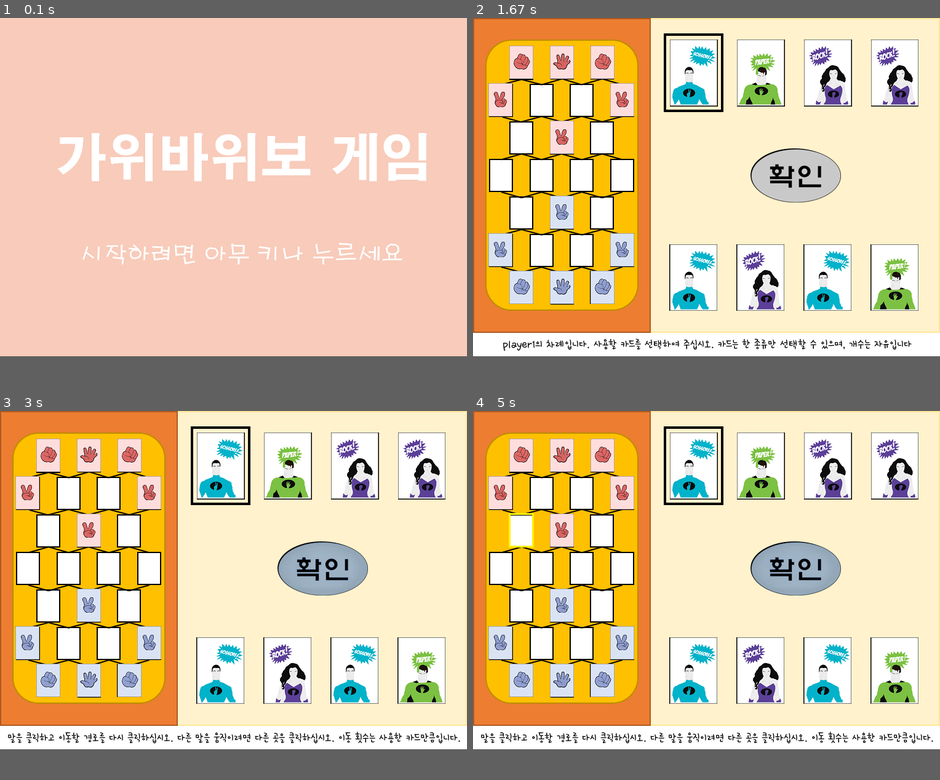
Above: before the commit, frames 1-4 (two rows, left to right).
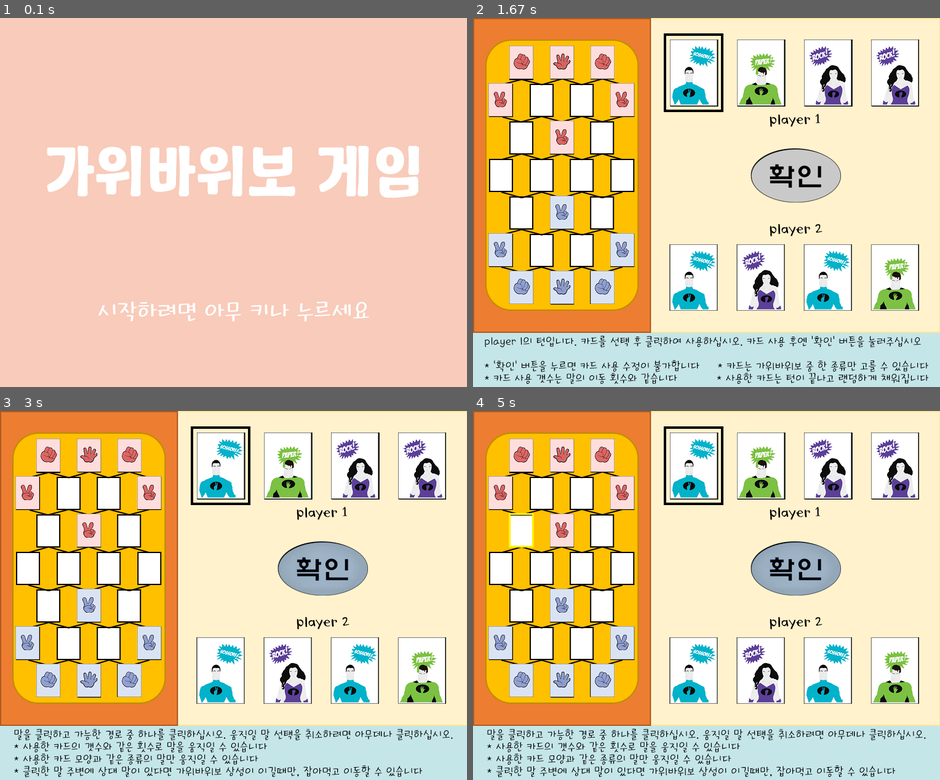
Above: after the commit, the same moments.

Repository: jseop-lim/pygame-rck
Game: pygame game, started from RCK.py
The game is run twice, just before and just after one commit, with the same random seed, the same clock (stepped at 60 frames per second) and the same inputs.
Inputs (mouse positions are in pixels of both pictures, inside the frame that each line leads up to):
- Up to frame 1 (0.1 s): no input
- Up to frame 2 (1.67 s): tap Enter at 0.33 s; press the mouse at (879, 331) at 0.7 s; move the mouse to (818, 283) at 0.8 s; release the mouse at (762, 235) at 0.93 s; press the mouse at (762, 276) at 1.03 s; move the mouse to (762, 224) at 1.13 s; release the mouse at (762, 176) at 1.27 s; click (692, 73) at 1.38 s
- Up to frame 3 (3 s): click (322, 565) at 2.72 s
- Up to frame 4 (5 s): click (617, 506) at 3.55 s; press the mouse at (603, 455) at 3.87 s; move the mouse to (589, 521) at 3.97 s; release the mouse at (571, 588) at 4.1 s; click (557, 514) at 4.22 s; press the mouse at (622, 565) at 4.53 s; move the mouse to (743, 514) at 4.63 s; release the mouse at (869, 462) at 4.77 s; click (501, 492) at 4.88 s
The window is 759x550 before the commit and 759x600 after it. Grey fills any space a smaller window leaves; there, only what the larger window draws over its background counts as a difference.

The runs differ from the first frame. In frame 1, 8.5% of the frame differs, in the area x 10-92%, y 31-83%; in frame 2, 8.7%, in the area x 0-100%, y 0-100%; in frame 3, 8.6%; in frame 4, 8.6%.

Commit message:
2017-05-27 backup: more detail help text

Diff:
--- a/RCK.py
+++ b/RCK.py
@@ -2,9 +2,8 @@
 from pygame.locals import *
 
 FPS = 30 # 초당 프레임
-FONTSIZE = 21
 WINDOWWIDTH = 759 # 윈도우의 너비 (이하 픽셀 단위)
-WINDOWHEIGHT = 550 # 윈도우의 높이
+WINDOWHEIGHT = 600 # 윈도우의 높이
 BOARDHEIGHT = 512
 CARDWIDTH = 77 # 카드의 너비
 CARDHEIGHT = 108 # 카드의 높이
@@ -37,22 +36,18 @@
 PLAYER1 = 0
 PLAYER2 = 1
 
-TEXT1 = ['player1의 차례입니다. 사용할 카드를 선택하여 주십시오. 카드는 한 종류만 선택할 수 있으며, 개수는 자유입니다', 'player2의 차례입니다. 사용할 카드를 선택하여 주십시오. 카드는 한 종류만 선택할 수 있으며, 개수는 자유입니다']
-TEXT2 = '말을 클릭하고 이동할 경로를 다시 클릭하십시오. 다른 말을 움직이려면 다른 곳을 클릭하십시오. 이동 횟수는 사용한 카드만큼입니다.'
-HELPLIST = [TEXT1, TEXT2]
-
 
 def main():
-    global DISPLAYSURF, FPSCLOCK, BOARD, FONT, UNCLICKEDBUTTON, CLICKEDBUTTON
+    global DISPLAYSURF, FPSCLOCK, BOARD, UNCLICKEDBUTTON, CLICKEDBUTTON
     global ROCKCARD, SCISSORCARD, PAPERCARD
     global ROCKPIECE_0, SCISSORPIECE_0, PAPERPIECE_0, ROCKPIECE_1, SCISSORPIECE_1, PAPERPIECE_1
     global PLAYER1WIN, PLAYER2WIN
+    global HELPTEXT
 
     pygame.init()
     FPSCLOCK = pygame.time.Clock()
     DISPLAYSURF = pygame.display.set_mode((WINDOWWIDTH, WINDOWHEIGHT))
     pygame.display.set_caption('R_C_K')
-    FONT = pygame.font.Font('HoonWhitecatR.ttf', FONTSIZE)
 
     STARTSCREEN = pygame.image.load('startScreen.png')
     BOARD = pygame.image.load('board.png')
@@ -69,6 +64,11 @@
     PAPERPIECE_1 = pygame.image.load('paperPiece1.png')
     PLAYER1WIN = pygame.image.load('player1win.png')
     PLAYER2WIN = pygame.image.load('player2win.png')
+    HELPTEXT10 = pygame.image.load('helptext10.png')
+    HELPTEXT11 = pygame.image.load('helptext11.png')
+    HELPTEXT2 = pygame.image.load('helptext2.png')
+
+    HELPTEXT = [[HELPTEXT10, HELPTEXT11], HELPTEXT2]
 
     showScreen(STARTSCREEN)
     while True:
@@ -106,6 +106,7 @@
 def oneTurn(player):
     #
     global DISPLAYSURF, FPSCLOCK, BOARD, UNCLICKEDBUTTON, CLICKEDBUTTON
+    global HELPTEXT
     global mainCards, mainPiece
 
     mousex = 0 # 마우스 이벤트 발생 시 x좌표
@@ -120,7 +121,7 @@
     pieceClicked = False # 말의 클릭 여부
     beforeMovePiece = [0, 0] # 클릭 된 말의 이동 전 좌표
     BUTTON = UNCLICKEDBUTTON
-    HELPTEXT = HELPLIST[0][player]
+    HELP = HELPTEXT[0][player]
 
     while True: # 게임 루프
         mouseClicked = False # 마우스 클릭 여부
@@ -128,8 +129,7 @@
         DISPLAYSURF.fill(WHITE)
         DISPLAYSURF.blit(BOARD, (0, 0))
         DISPLAYSURF.blit(BUTTON, (452, 213))
-        textSurf, textRect = makeText(HELPTEXT)
-        DISPLAYSURF.blit(textSurf, textRect)
+        DISPLAYSURF.blit(HELP, (0, 512))
 
         drawCard(mainCards)
         showUsedCard(usedCard)
@@ -170,7 +170,7 @@
         if isButtonPushed(mousex, mousey) and mouseClicked: # 확인 버튼이 클릭되었을 때
             buttonPushed = True
             BUTTON = CLICKEDBUTTON
-            HELPTEXT = HELPLIST[1]
+            HELP = HELPTEXT[1]
 
         piecei, piecej = getPieceAtPixel(mousex, mousey)
         if piecei != None and piecej != None and mainPiece[piecei][piecej][1] == player and buttonPushed and mainPiece[piecei][piecej][0] == firstSelection and selectedCardNum > 0: # 마우스가 올바른 말 위에 있고 말이 이동 가능할 때
@@ -433,14 +433,6 @@
     piece[afterpiecei][afterpiecej] = piece[beforepiecei][beforepiecej]
     piece[beforepiecei][beforepiecej] = [0, 0]
 
-def makeText(text):
-    global FONT, HELPLIST
-
-    textSurf = FONT.render(text, True, BLACK, WHITE)
-    textRect = textSurf.get_rect()
-    textRect.center = (WINDOWWIDTH / 2, BOARDHEIGHT + (WINDOWHEIGHT - BOARDHEIGHT) / 2)
-    return (textSurf, textRect)
-
 def isWinner(piece, player):
     # 게임 종료를 확인한다.
     oppenentpaper = 0
Binary file removed: HoonWhitecatR.ttf
Not shown, changed: README.md
Binary file changed: board.png
Binary file added: helptext10.png
Binary file added: helptext11.png
Binary file added: helptext2.png
Binary file changed: player1Win.png
Binary file changed: player2Win.png
Binary file changed: startScreen.png
